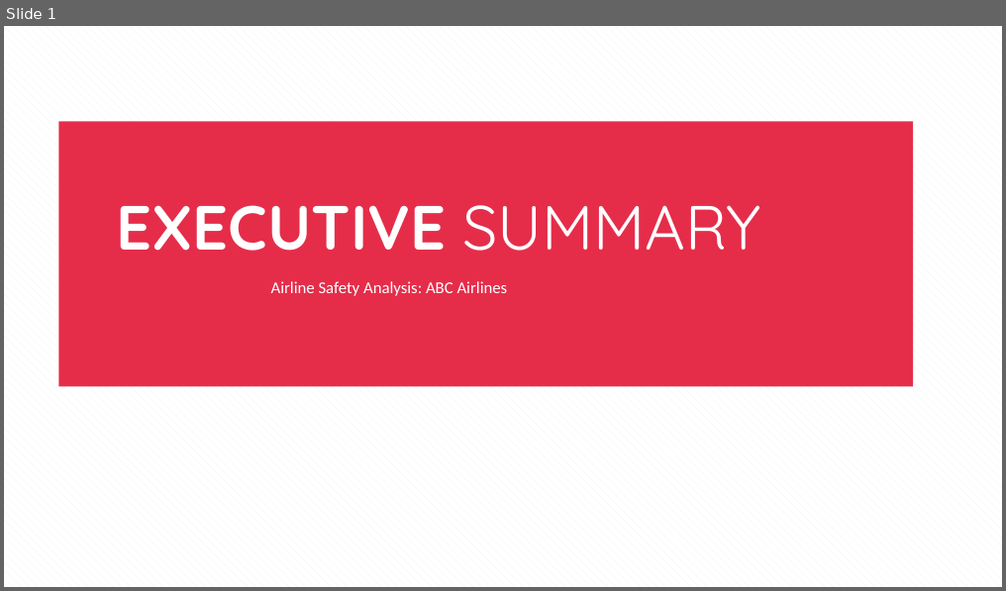
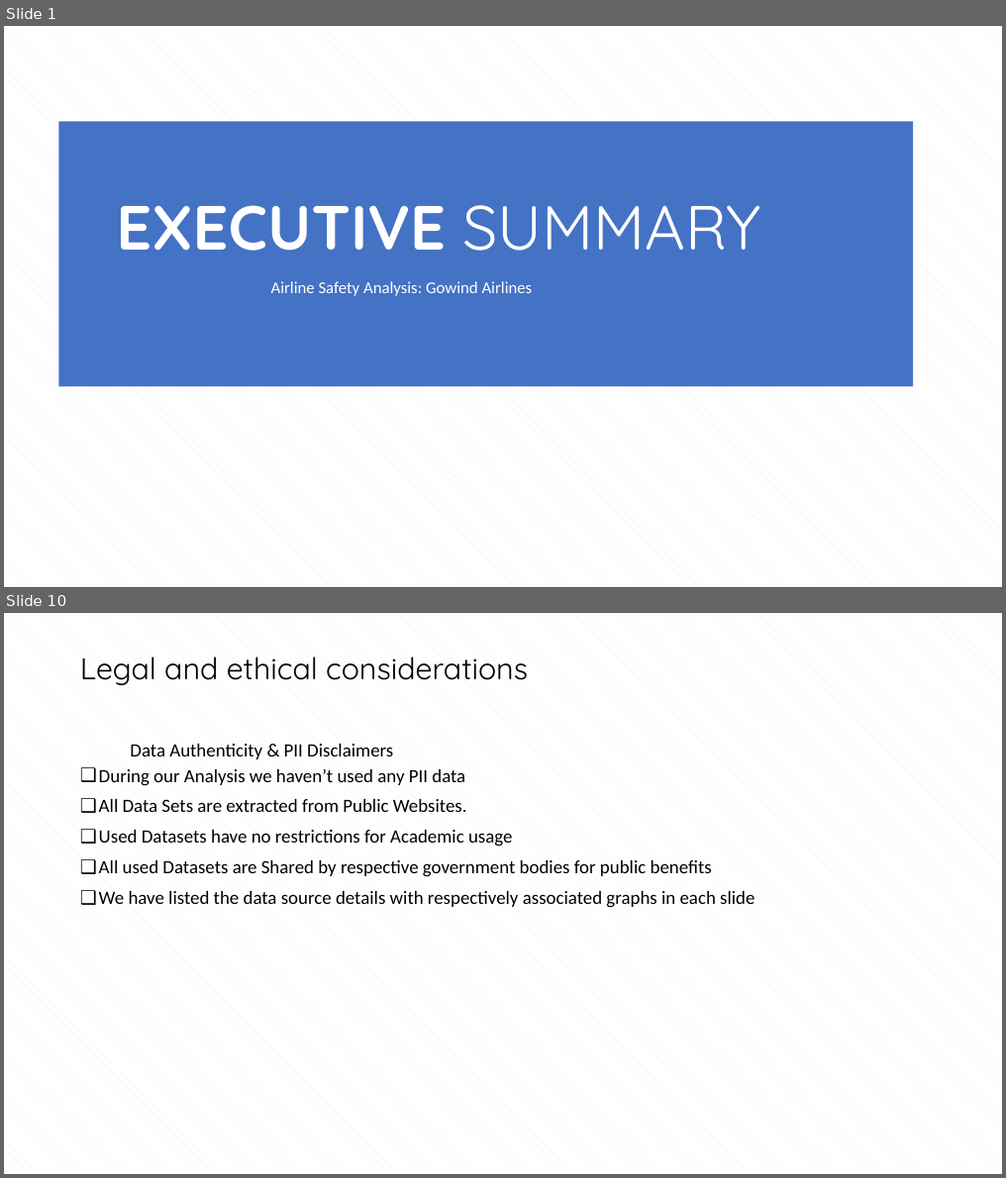
Before and after one commit to suprajarapuru/Data-Visulization-Story-Telling, a slide deck: Term Project/RapuruSupraja_Executive Summary_Airline_Safety.pptx. Shown one above the other, each under a label of ours: slide 1 before the commit, slides 1 and 10 after it; the slides between them are not shown. The pictures are 1006x591 and 1006x1178 pixels, drawn with LibreOffice and Linux fonts; fonts in the diff are those of the drawing. Boxes give left, top, right and bottom in pixels: in the first picture for what was removed or moved away, otherwise in the second. Text is boxed around its words. In the diff, an @@ line names an element or a change of style, - is before the commit and + after.

```diff
--- a/Term Project/RapuruSupraja_Executive Summary_Airline_Safety.pptx
+++ b/Term Project/RapuruSupraja_Executive Summary_Airline_Safety.pptx
@@ slide 10 added at [4,613,1002,1174], background pattern #F2F2F2 on #FFFFFF @@
@@ title added at [80,657,528,685], 29 pt, text #000000 @@
+Legal and ethical considerations
@@ text added at [130,744,393,760], 18 pt, text #000000 @@
+Data Authenticity & PII Disclaimers
@@ text added at [99,769,754,908], 18 pt, text #000000 @@
+❑ During our Analysis we haven’t used any PII data
+❑ All Data Sets are extracted from Public Websites.
+❑ Used Datasets have no restrictions for Academic usage
+❑ All used Datasets are Shared by respective government bodies for public benefits
+❑ We have listed the data source details with respectively associated graphs in each slide
@@ slide 1 changed as well @@
@@ rectangle at [58,122,913,386]: fill #E31737 at 90% opacity to #4472C4 @@
@@ text at [271,281,533,296]: text changed @@
-Airline Safety Analysis: ABC Airlines
+Airline Safety Analysis: Gowind Airlines
```
Also in this commit, not shown: 8 other slides added, 5 slides removed, 1 other file.
